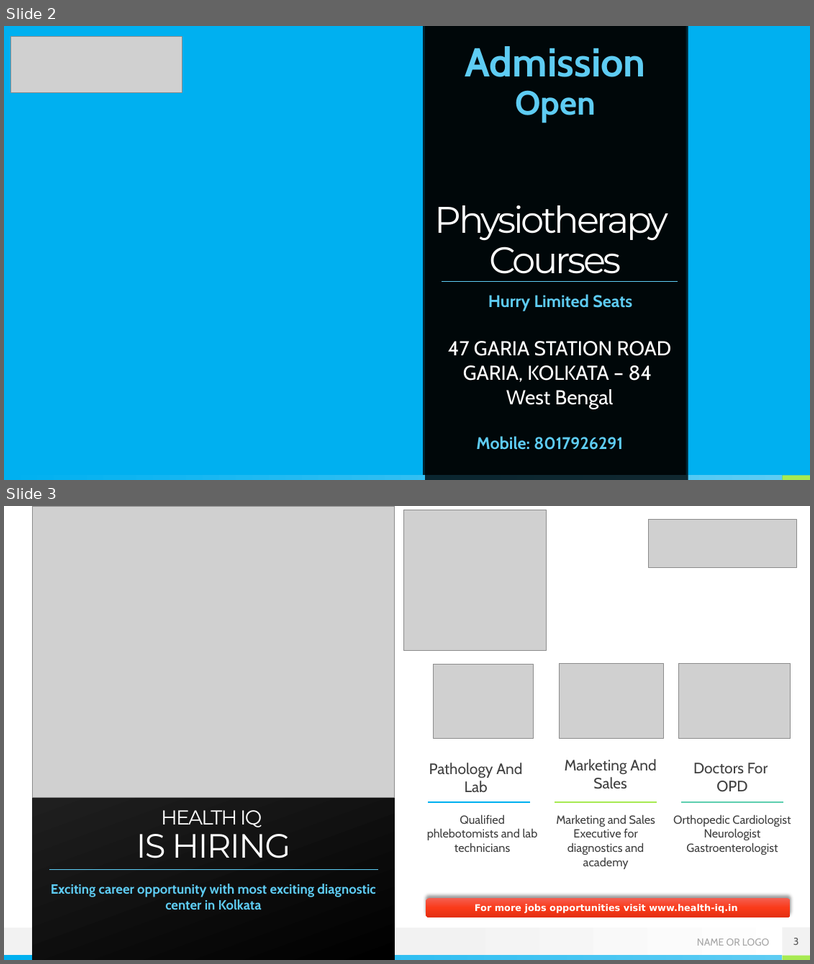
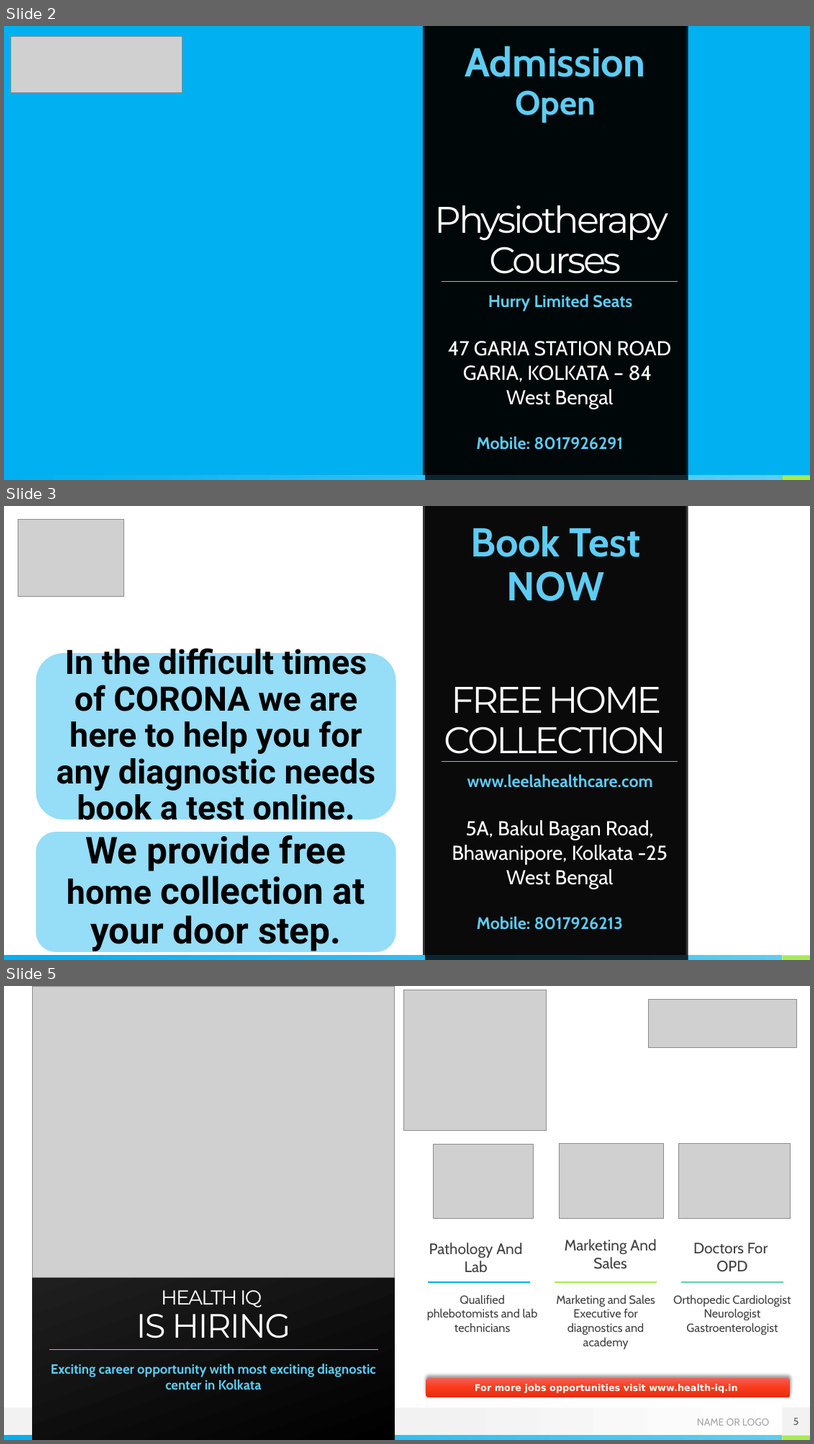
Before and after one commit to accuit/IqHealth, a slide deck: IqHealth/Marketing/HealthIQ-2.pptx. Shown one above the other, each under a label of ours: slides 2 and 3 before the commit, slides 2, 3 and 5 after it; the slides between them are not shown. The pictures are 814x964 and 814x1444 pixels, drawn with LibreOffice and Linux fonts; fonts in the diff are those of the drawing; grey boxes stand for pictures; background and template pictures are left out. Boxes give left, top, right and bottom in pixels: in the first picture for what was removed or moved away, otherwise in the second. Text is boxed around its words. In the diff, an @@ line names an element or a change of style, - is before the commit and + after.

Commit message:
Facebook images and ppt

```diff
--- a/IqHealth/Marketing/HealthIQ-2.pptx
+++ b/IqHealth/Marketing/HealthIQ-2.pptx
@@ slide 3 added at <box>4,506,810,960</box>, background picture (left out); not listed: 3 template elements that a slide beside it also shows @@
@@ picture added at <box>18,519,124,596</box> @@
@@ rectangle added at <box>426,506,689,960</box>, fill #000000 at 80% opacity @@
@@ text added at <box>471,526,641,601</box>, 48 pt, text gradient #00B0F0 to #5ECCF3 to #A7EA52, bold @@
+Book Test NOW
@@ title added at <box>445,686,667,762</box>, 44 pt, text #FFFFFF @@
+FREE HOME COLLECTION
@@ line added from (442, 762) to (679, 762), #5ECCF3 0.5 pt @@
@@ text added at <box>468,774,653,788</box>, 20 pt, text gradient #00B0F0 to #5ECCF3 to #A7EA52, bold @@
+www.leelahealthcare.com
@@ group added at <box>36,644,396,952</box>: 2 rounded rectangles, 2 texts @@
+In the difficult times of CORONA we are here to help you for any diagnostic needs book a test online.
+We provide free home collection at your door step.
@@ subtitle added at <box>452,820,668,888</box>, 24 pt, text #FFFFFF @@
+5A, Bakul Bagan Road, Bhawanipore, Kolkata -25
+West Bengal
@@ text added at <box>477,916,623,929</box>, 20 pt, text gradient #00B0F0 to #5ECCF3 to #A7EA52, bold @@
+Mobile: 8017926213
@@ what was slide 3 is now slide 5 @@
@@ page number at <box>794,1417,800,1424</box>: text changed @@
-3
+5
```
Also in this commit, not shown: 2 slides changed, 6 other slides added, 38 other files.
